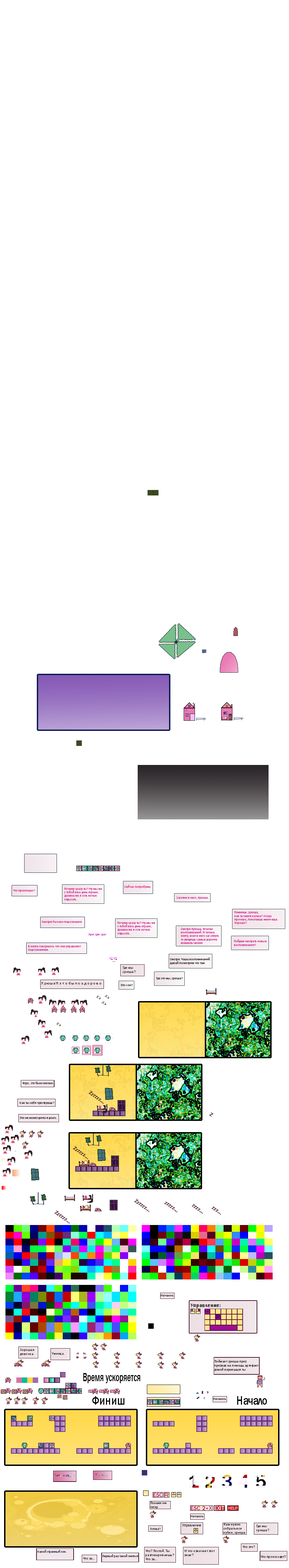
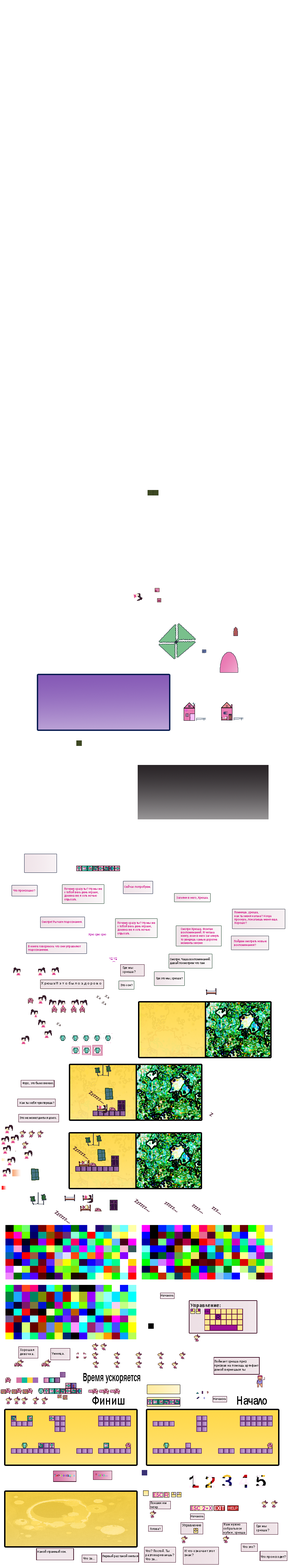
Layer changes from the first 289px x 1568px image to the second:
added layer "Слой 19" above "Слой 18" over 136, 593, 161, 603
added layer "Слой 18" above "Слой 17" over 154, 588, 160, 593
added layer "Слой 17" above "Слой 14 копия" over 132, 593, 143, 601
